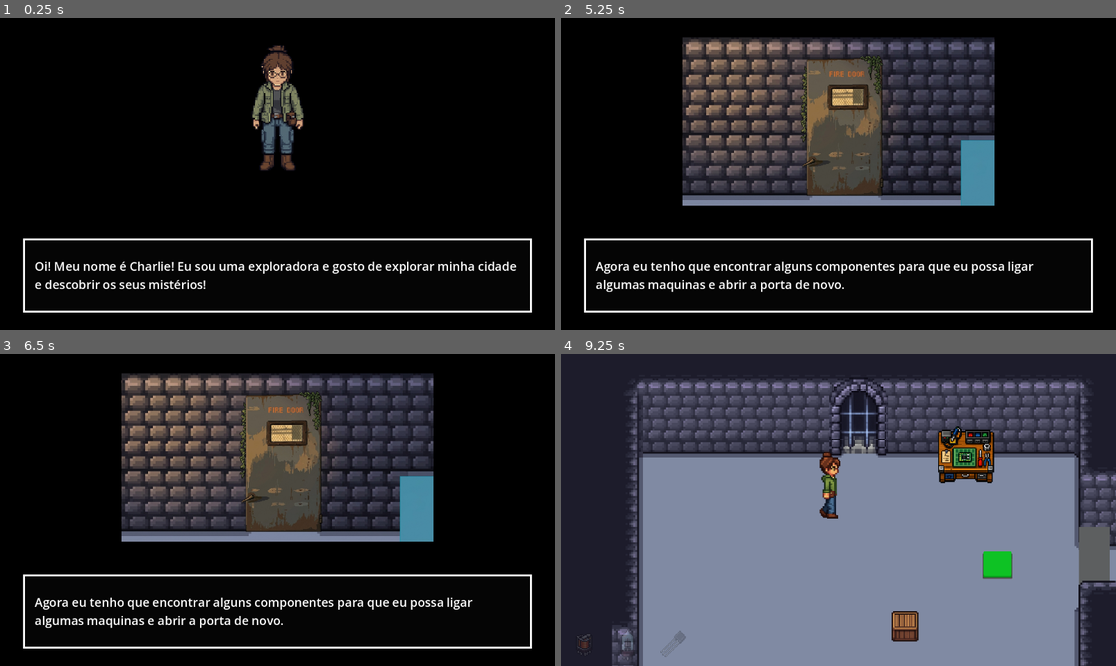
Above: before the commit, frames 1-4 (two rows, left to right).
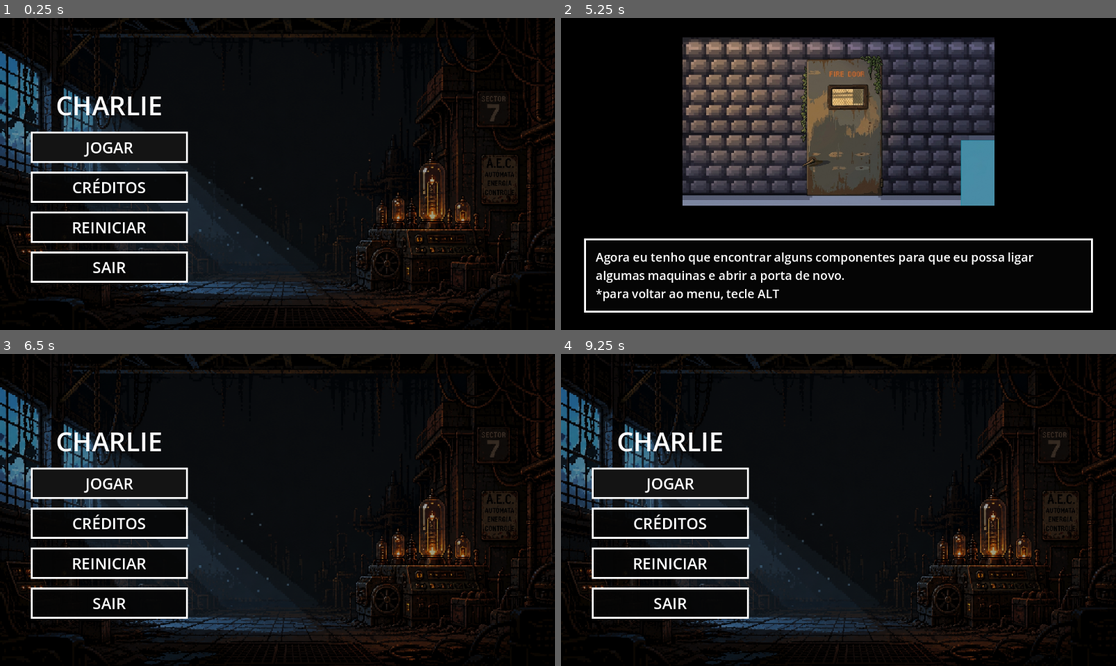
Above: after the commit, the same moments.

Repository: joaogabriel456v2-crypto/novo-projeto-de-jogo
Game: Godot game, scene res://Cenário.tscn
Same seed, same stepped clock (60 frames per second), same inputs: the game is played once before the commit and once after it.
Inputs (mouse positions are in pixels of both pictures, inside the frame that each line leads up to):
- Up to frame 1 (0.25 s): no input
- Up to frame 2 (5.25 s): click (672, 186) at 0.5 s, where only the run after the commit has a clickable "CRÉDITOS"; click (838, 286) at 1.25 s, where only the run after the commit has a clickable "VOLTAR"; click (672, 227) at 2 s, where only the run after the commit has a clickable "REINICIAR"; tap Enter (ui_accept) at 2.75, 3.02, 4.25, 4.52, 5 s; hold Right (ui_right) 2.78-3.5 s; hold E (interagir) 2.78-3.5 s; tap Alt at 3.05, 4.35 s; click (672, 145) at 3.5 s, where only the run after the commit has a clickable "JOGAR"; hold Right (ui_right) 4.28-5.03 s; tap Space at 4.55, 5.1 s; hold Left (ui_left) from 5.03 s (still down); hold E (interagir) from 5.03 s (still down)
- Up to frame 3 (6.5 s): tap Enter (ui_accept) at 5.75, 6.02 s; release Left (ui_left) at 5.78 s; release E (interagir) at 5.78 s; hold Right (ui_right) from 5.78 s (still down); tap E (interagir) at 5.85 s; tap Alt at 6.05 s
- Up to frame 4 (9.25 s): release Right (ui_right) at 6.5 s; click (672, 481) at 6.5 s, where only the run after the commit has a clickable "JOGAR"; tap Enter (ui_accept) at 7.25, 7.52, 8.27 s; hold Right (ui_right) 7.28-8.03 s; tap Alt at 7.35, 9.05 s; tap Space at 7.55, 8.1 s; hold Left (ui_left) 8.03-8.78 s; tap E (interagir) at 8.3 s; hold Right (ui_right) from 8.78 s (still down); hold E (interagir) from 8.78 s (still down)

The runs differ from the first frame. In frame 1, 24% of the frame differs, in the area x 0-100%, y 0-100%; in frame 2, 3.6%; in frame 3, 47%; in frame 4, 97%.

Commit message:
finalizei o menu
menu pronto

Diff:
--- a/Cenário.tscn
+++ b/Cenário.tscn
@@ -3616,7 +3616,7 @@
 "duration": 1.0,
 "texture": SubResource("AtlasTexture_byyi0")
 }],
-"loop": true,
+"loop": 1,
 "name": &"BackWalk",
 "speed": 5.0
 }, {
@@ -3633,7 +3633,7 @@
 "duration": 1.0,
 "texture": SubResource("AtlasTexture_yhjlm")
 }],
-"loop": true,
+"loop": 1,
 "name": &"FrontWalk",
 "speed": 5.0
 }, {
@@ -3650,7 +3650,7 @@
 "duration": 1.0,
 "texture": SubResource("AtlasTexture_ha8ri")
 }],
-"loop": true,
+"loop": 1,
 "name": &"LeftWalk",
 "speed": 5.0
 }, {
@@ -3667,7 +3667,7 @@
 "duration": 1.0,
 "texture": SubResource("AtlasTexture_5gnxu")
 }],
-"loop": true,
+"loop": 1,
 "name": &"RightWalk",
 "speed": 5.0
 }]
--- a/Inventory.gd
+++ b/Inventory.gd
@@ -33,6 +33,13 @@
 signal peca_coletada(componente_id: String, parte: String)
 signal componente_coletado(componente_id: String)
 signal componente_craftado(componente_id: String)
+
+func reiniciar() -> void:
+	for componente_id in componentes.keys():
+		componentes[componente_id]["partes_coletadas"]["parte_a"] = false
+		componentes[componente_id]["partes_coletadas"]["parte_b"] = false
+		componentes[componente_id]["craftado"] = false
+		componentes[componente_id]["coletado"] = false
 
 func coletar_peca(componente_id: String, parte: String) -> void:
 	if not componentes.has(componente_id):
--- a/dialogo.gd
+++ b/dialogo.gd
@@ -4,6 +4,7 @@
 var paginas: Array[String] = []
 var pagina_atual := -1
 var em_confirmacao := false
+var final_aberto := false
 var confirmacao_callback := Callable()
 
 var textos := {
@@ -75,6 +76,7 @@
 func mostrar_tela_final() -> void:
 	aberto = true
 	em_confirmacao = false
+	final_aberto = true
 	fundo.hide()
 	imagem.hide()
 	painel.hide()
@@ -104,6 +106,7 @@
 func fechar() -> void:
 	aberto = false
 	em_confirmacao = false
+	final_aberto = false
 	texto.text = ""
 	_esconder_interface()
 
@@ -115,7 +118,11 @@
 		return
 
 	if event is InputEventKey and event.pressed and not event.echo and event.physical_keycode == KEY_SPACE:
-		_avancar_texto()
+		if final_aberto:
+			fechar()
+			Menu.abrir()
+		else:
+			_avancar_texto()
 		get_viewport().set_input_as_handled()
 
 func _avancar_texto() -> void:
--- a/introducao.gd
+++ b/introducao.gd
@@ -1,6 +1,6 @@
 extends CanvasLayer
 
-var aberto := true
+var aberto := false
 var slide_atual := -1
 
 var slides := [
@@ -13,7 +13,8 @@
 		"imagem": "res://fabrica abandonada.png"
 	},
 	{
-		"texto": "Agora eu tenho que encontrar alguns componentes para que eu possa ligar algumas maquinas e abrir a porta de novo.",
+		"texto": "Agora eu tenho que encontrar alguns componentes para que eu possa ligar algumas maquinas e abrir a porta de novo.
+		*para voltar ao menu, tecle ALT",
 		"imagem": "res://porta trancada.png"
 	}
 ]
@@ -27,7 +28,18 @@
 	process_mode = Node.PROCESS_MODE_ALWAYS
 	layer = 200
 	_criar_interface()
+	hide()
+
+func iniciar() -> void:
+	aberto = true
+	slide_atual = -1
+	show()
 	_avancar_slide()
+
+func reiniciar() -> void:
+	aberto = false
+	slide_atual = -1
+	hide()
 
 func _unhandled_input(event: InputEvent) -> void:
 	if not aberto:
--- /dev/null
+++ b/menu.gd
@@ -0,0 +1,258 @@
+extends CanvasLayer
+
+const CENA_PRINCIPAL := "res://Cenário.tscn"
+
+var aberto := false
+var jogo_iniciado := false
+var mostrando_creditos := false
+
+@onready var fundo: TextureRect = TextureRect.new()
+@onready var escurecer: ColorRect = ColorRect.new()
+@onready var raiz: Control = Control.new()
+@onready var coluna_menu: VBoxContainer = VBoxContainer.new()
+@onready var titulo: Label = Label.new()
+@onready var botao_jogar: Button = Button.new()
+@onready var botao_creditos: Button = Button.new()
+@onready var botao_reiniciar: Button = Button.new()
+@onready var botao_sair: Button = Button.new()
+@onready var painel_creditos: PanelContainer = PanelContainer.new()
+@onready var texto_creditos: RichTextLabel = RichTextLabel.new()
+@onready var botao_voltar: Button = Button.new()
+
+func _ready() -> void:
+	process_mode = Node.PROCESS_MODE_ALWAYS
+	layer = 500
+	_criar_interface()
+	abrir()
+
+func _unhandled_input(event: InputEvent) -> void:
+	if event is InputEventKey and event.pressed and not event.echo and event.physical_keycode == KEY_ALT:
+		if aberto and mostrando_creditos:
+			_mostrar_menu_principal()
+		elif aberto and jogo_iniciado:
+			_fechar_menu()
+		else:
+			abrir()
+		get_viewport().set_input_as_handled()
+
+func abrir() -> void:
+	aberto = true
+	show()
+	get_tree().paused = true
+	_mostrar_menu_principal()
+	botao_jogar.grab_focus()
+
+func _fechar_menu() -> void:
+	aberto = false
+	mostrando_creditos = false
+	hide()
+	get_tree().paused = false
+
+func _jogar() -> void:
+	if jogo_iniciado:
+		_fechar_menu()
+		return
+
+	jogo_iniciado = true
+	_fechar_menu()
+	Introducao.iniciar()
+
+func _reiniciar() -> void:
+	aberto = false
+	jogo_iniciado = true
+	mostrando_creditos = false
+	hide()
+	get_tree().paused = false
+	if Inventory.has_method("reiniciar"):
+		Inventory.reiniciar()
+	Introducao.reiniciar()
+	if Dialogo.has_method("fechar"):
+		Dialogo.fechar()
+	get_tree().change_scene_to_file(CENA_PRINCIPAL)
+	await get_tree().process_frame
+	await get_tree().process_frame
+	Introducao.iniciar()
+
+func _sair() -> void:
+	get_tree().quit()
+
+func _abrir_creditos() -> void:
+	mostrando_creditos = true
+	coluna_menu.hide()
+	painel_creditos.show()
+	botao_voltar.grab_focus()
+
+func _mostrar_menu_principal() -> void:
+	mostrando_creditos = false
+	painel_creditos.hide()
+	coluna_menu.show()
+
+func _criar_interface() -> void:
+	fundo.set_anchors_preset(Control.PRESET_FULL_RECT)
+	fundo.texture = preload("res://MENU.png")
+	fundo.expand_mode = TextureRect.EXPAND_IGNORE_SIZE
+	fundo.stretch_mode = TextureRect.STRETCH_KEEP_ASPECT_COVERED
+	add_child(fundo)
+
+	escurecer.set_anchors_preset(Control.PRESET_FULL_RECT)
+	escurecer.color = Color(0, 0, 0, 0.36)
+	add_child(escurecer)
+
+	raiz.set_anchors_preset(Control.PRESET_FULL_RECT)
+	add_child(raiz)
+
+	coluna_menu.set_anchors_preset(Control.PRESET_CENTER_LEFT)
+	coluna_menu.offset_left = 64
+	coluna_menu.offset_top = -180
+	coluna_menu.offset_right = 390
+	coluna_menu.offset_bottom = 180
+	coluna_menu.alignment = BoxContainer.ALIGNMENT_CENTER
+	coluna_menu.add_theme_constant_override("separation", 18)
+	raiz.add_child(coluna_menu)
+
+	titulo.text = "CHARLIE"
+	titulo.horizontal_alignment = HORIZONTAL_ALIGNMENT_CENTER
+	titulo.add_theme_color_override("font_color", Color.WHITE)
+	titulo.add_theme_font_size_override("font_size", 54)
+	coluna_menu.add_child(titulo)
+
+	_configurar_botao(botao_jogar, "JOGAR")
+	botao_jogar.pressed.connect(_jogar)
+	coluna_menu.add_child(botao_jogar)
+
+	_configurar_botao(botao_creditos, "CRÉDITOS")
+	botao_creditos.pressed.connect(_abrir_creditos)
+	coluna_menu.add_child(botao_creditos)
+
+	_configurar_botao(botao_reiniciar, "REINICIAR")
+	botao_reiniciar.pressed.connect(_reiniciar)
+	coluna_menu.add_child(botao_reiniciar)
+
+	_configurar_botao(botao_sair, "SAIR")
+	botao_sair.pressed.connect(_sair)
+	coluna_menu.add_child(botao_sair)
+
+	_criar_creditos()
+
+func _configurar_botao(botao: Button, texto: String) -> void:
+	botao.text = texto
+	botao.custom_minimum_size = Vector2(300, 64)
+	botao.focus_mode = Control.FOCUS_ALL
+	botao.add_theme_font_size_override("font_size", 32)
+	botao.add_theme_color_override("font_color", Color.WHITE)
+	botao.add_theme_color_override("font_focus_color", Color.WHITE)
+	botao.add_theme_color_override("font_hover_color", Color.WHITE)
+	botao.add_theme_color_override("font_pressed_color", Color.WHITE)
+
+	botao.add_theme_stylebox_override("normal", _criar_estilo_botao(Color(0.02, 0.02, 0.02, 0.92), Color.WHITE))
+	botao.add_theme_stylebox_override("focus", _criar_estilo_botao(Color(0.08, 0.08, 0.08, 0.96), Color.WHITE))
+	botao.add_theme_stylebox_override("hover", _criar_estilo_botao(Color(0.12, 0.12, 0.12, 0.96), Color.WHITE))
+	botao.add_theme_stylebox_override("pressed", _criar_estilo_botao(Color(0.18, 0.18, 0.18, 0.98), Color.WHITE))
+
+func _criar_estilo_botao(cor_fundo: Color, cor_borda: Color) -> StyleBoxFlat:
+	var estilo := StyleBoxFlat.new()
+	estilo.bg_color = cor_fundo
+	estilo.border_color = cor_borda
+	estilo.set_border_width_all(4)
+	estilo.set_corner_radius_all(0)
+	estilo.content_margin_left = 18
+	estilo.content_margin_top = 10
+	estilo.content_margin_right = 18
+	estilo.content_margin_bottom = 10
+	return estilo
+
+func _criar_creditos() -> void:
+	painel_creditos.set_anchors_preset(Control.PRESET_FULL_RECT)
+	painel_creditos.offset_left = 54
+	painel_creditos.offset_top = 38
+	painel_creditos.offset_right = -54
+	painel_creditos.offset_bottom = -38
+	painel_creditos.add_theme_stylebox_override("panel", _criar_estilo_creditos())
+	raiz.add_child(painel_creditos)
+
+	var caixa := VBoxContainer.new()
+	caixa.size_flags_horizontal = Control.SIZE_EXPAND_FILL
+	caixa.size_flags_vertical = Control.SIZE_EXPAND_FILL
+	caixa.add_theme_constant_override("separation", 14)
+	painel_creditos.add_child(caixa)
+
+	texto_creditos.bbcode_enabled = true
+	texto_creditos.fit_content = false
+	texto_creditos.scroll_active = true
+	texto_creditos.size_flags_horizontal = Control.SIZE_EXPAND_FILL
+	texto_creditos.size_flags_vertical = Control.SIZE_EXPAND_FILL
+	texto_creditos.add_theme_color_override("default_color", Color.WHITE)
+	texto_creditos.add_theme_font_size_override("normal_font_size", 24)
+	texto_creditos.text = _texto_creditos()
+	caixa.add_child(texto_creditos)
+
+	_configurar_botao(botao_voltar, "VOLTAR")
+	botao_voltar.custom_minimum_size = Vector2(220, 54)
+	botao_voltar.pressed.connect(_mostrar_menu_principal)
+	caixa.add_child(botao_voltar)
+
+func _criar_estilo_creditos() -> StyleBoxFlat:
+	var estilo := StyleBoxFlat.new()
+	estilo.bg_color = Color(0.02, 0.02, 0.02, 0.94)
+	estilo.border_color = Color.WHITE
+	estilo.set_border_width_all(4)
+	estilo.set_corner_radius_all(0)
+	estilo.content_margin_left = 24
+	estilo.content_margin_top = 20
+	estilo.content_margin_right = 24
+	estilo.content_margin_bottom = 20
+	return estilo
+
+func _texto_creditos() -> String:
+	return """[center][font_size=36]CRÉDITOS[/font_size][/center]
+
+[font_size=28]DESENVOLVIMENTO DO PROJETO[/font_size]
+
+[font_size=26]PROGRAMAÇÃO PRINCIPAL E LIDERANÇA TÉCNICA[/font_size]
+[b]JOÃO GABRIEL ALMEIDA BARBOSA[/b]
+
+* RESPONSÁVEL PELA MAIOR PARTE DA PROGRAMAÇÃO DO JOGO.
+* DEFINIÇÃO DA PLATAFORMA E DAS TECNOLOGIAS UTILIZADAS NO DESENVOLVIMENTO.
+* IMPLEMENTAÇÃO DOS PRINCIPAIS SISTEMAS E MECÂNICAS DO JOGO.
+* DESENVOLVIMENTO DO CENÁRIO.
+* ANIMAÇÃO DA PERSONAGEM CHARLIE.
+* DESENVOLVIMENTO DA HISTÓRIA.
+* CRIAÇÃO DA PERSONAGEM.
+* MONTAGEM DOS COMPONENTES.
+
+[font_size=26]DESENVOLVIMENTO[/font_size]
+[b]CAIO VINÍCIUS HENCKES MELO[/b]
+* DESENVOLVIMENTO DA HISTÓRIA.
+* CRIAÇÃO DO ROTEIRO.
+* CRIAÇÃO DA PERSONAGEM.
+* CRIAÇÃO DO MENU.
+* MONTAGEM DOS COMPONENTES.
+
+[b]GABRIEL MARQUES RODRIGUES DA SILVA[/b]
+* DESENVOLVIMENTO DA HISTÓRIA.
+* CRIAÇÃO DO ROTEIRO.
+* CRIAÇÃO DO MENU.
+* CRIAÇÃO DOS BALÕES DE DIÁLOGO.
+* CRIAÇÃO DA PERSONAGEM.
+* MONTAGEM DOS COMPONENTES.
+
+[b]JOÃO PAULO DE OLIVEIRA XAVIER[/b]
+* DESENVOLVIMENTO DA HISTÓRIA.
+* CRIAÇÃO DA PERSONAGEM.
+* MONTAGEM DOS COMPONENTES.
+
+[font_size=28]HISTÓRIA[/font_size]
+DESENVOLVIMENTO DA HISTÓRIA:
+* CAIO VINÍCIUS HENCKES MELO
+* JOÃO GABRIEL ALMEIDA BARBOSA
+* GABRIEL MARQUES RODRIGUES DA SILVA
+* JOÃO PAULO DE OLIVEIRA XAVIER
+
+[font_size=28]ORIENTAÇÃO[/font_size]
+[b]PROF.ª THAÍS GAUDENCIO DO RÊGO[/b]
+DISCIPLINA: [b]INTRODUÇÃO À CIÊNCIA DA COMPUTAÇÃO[/b]
+
+[font_size=26]AGRADECIMENTOS[/font_size]
+ESTE PROJETO FOI DESENVOLVIDO COMO PARTE DA DISCIPLINA [b]INTRODUÇÃO À CIÊNCIA DA COMPUTAÇÃO[/b]. AGRADECEMOS À PROF.ª [b]THAÍS GAUDENCIO DO RÊGO[/b] PELA ORIENTAÇÃO E APOIO DURANTE SUA REALIZAÇÃO.
+
+[center][b]OBRIGADO POR JOGAR![/b][/center]"""
--- a/project.godot
+++ b/project.godot
@@ -12,7 +12,7 @@
 
 config/name="Novo Projeto de Jogo"
 run/main_scene="uid://bdbc4bxogoufw"
-config/features=PackedStringArray("4.6", "Forward Plus")
+config/features=PackedStringArray("4.7", "Forward Plus")
 config/icon="res://icon.svg"
 
 [autoload]
@@ -21,6 +21,7 @@
 TelaCheia="*uid://c6tqbxx0h6ii8"
 Dialogo="*res://dialogo.gd"
 Introducao="*res://introducao.gd"
+Menu="*res://menu.gd"
 
 [input]
 
Not shown, added: MENU.png.import
Not shown, added: menu.gd.uid
